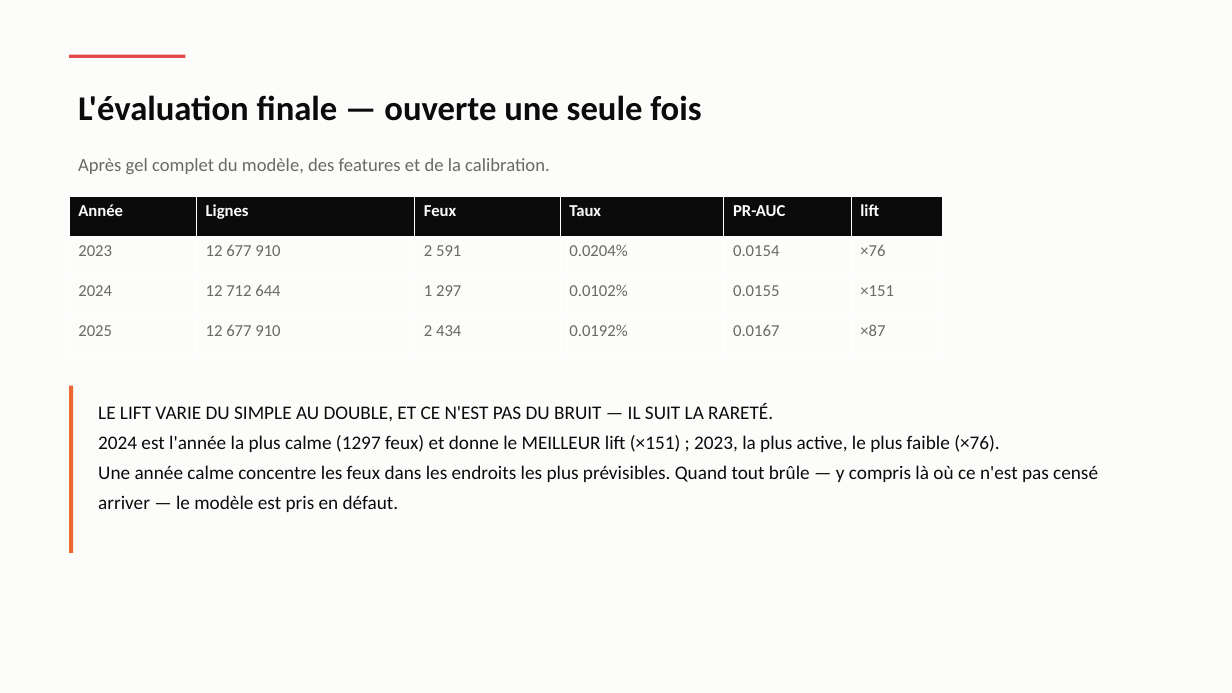
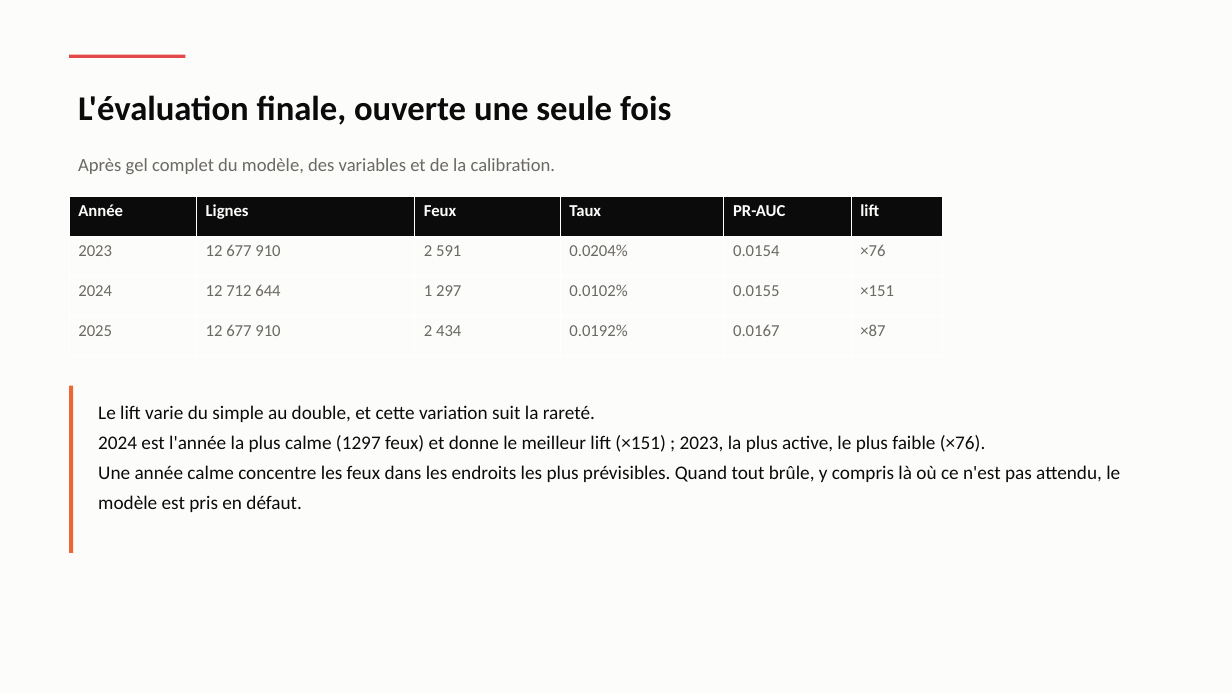
Before and after one commit to Hierogifle/terre-vent-feu-eau-data, a slide deck: slide 27 of presentation/soutenance.pptx (slide 20 before the commit). Drawn at 1232x693 pixels with LibreOffice and Linux fonts; fonts in the diff are those of the drawing. Boxes give left, top, right and bottom in pixels: in the first picture for what was removed or moved away, otherwise in the second. Text is boxed around its words. In the diff, an @@ line names an element or a change of style, - is before the commit and + after.

```diff
--- a/presentation/soutenance.pptx
+++ b/presentation/soutenance.pptx
@@ text at (x1=78, y1=95, x2=671, y2=125): text changed @@
-L'évaluation finale — ouverte une seule fois
+L'évaluation finale, ouverte une seule fois
@@ text at (x1=78, y1=158, x2=556, y2=174): text changed @@
-Après gel complet du modèle, des features et de la calibration.
+Après gel complet du modèle, des variables et de la calibration.
@@ text at (x1=98, y1=405, x2=1120, y2=512): text changed @@
-LE LIFT VARIE DU SIMPLE AU DOUBLE, ET CE N'EST PAS DU BRUIT — IL SUIT LA RARETÉ.
-2024 est l'année la plus calme (1297 feux) et donne le MEILLEUR lift (×151) ; 2023, la plus active, le plus faible (×76).
-Une année calme concentre les feux dans les endroits les plus prévisibles. Quand tout brûle — y compris là où ce n'est pas censé arriver — le modèle est pris en défaut.
+Le lift varie du simple au double, et cette variation suit la rareté.
+2024 est l'année la plus calme (1297 feux) et donne le meilleur lift (×151) ; 2023, la plus active, le plus faible (×76).
+Une année calme concentre les feux dans les endroits les plus prévisibles. Quand tout brûle, y compris là où ce n'est pas attendu, le modèle est pris en défaut.
```
Also in this commit, not shown: 25 other slides changed, 11 slides added, 5 slides removed, 4 other files.
